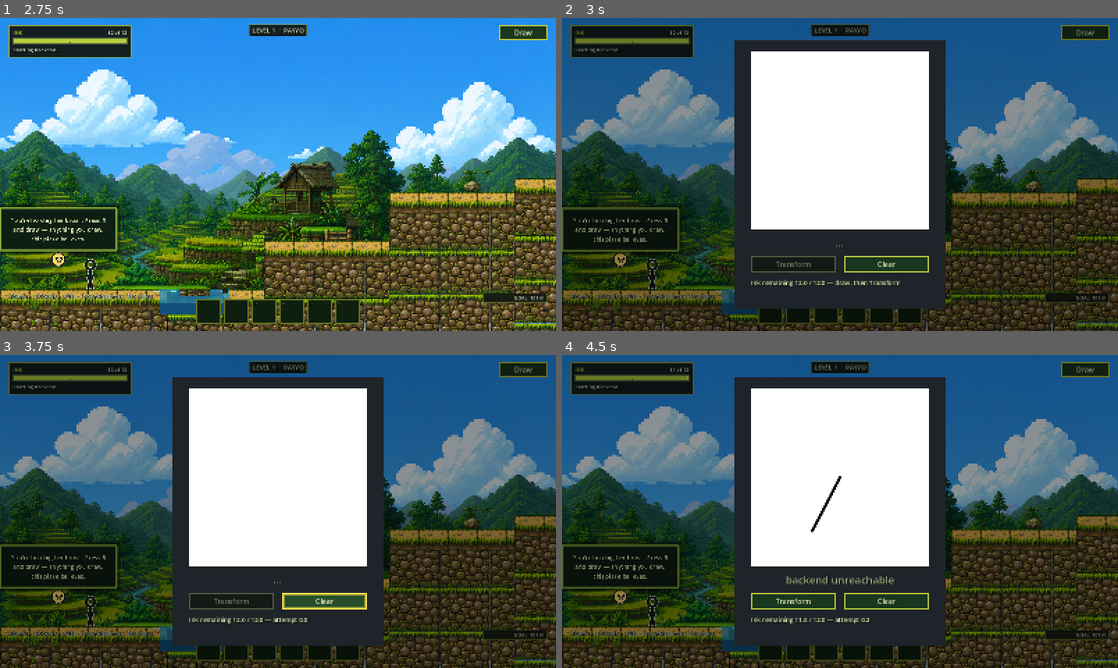
Above: before the commit, frames 1-4 (two rows, left to right).
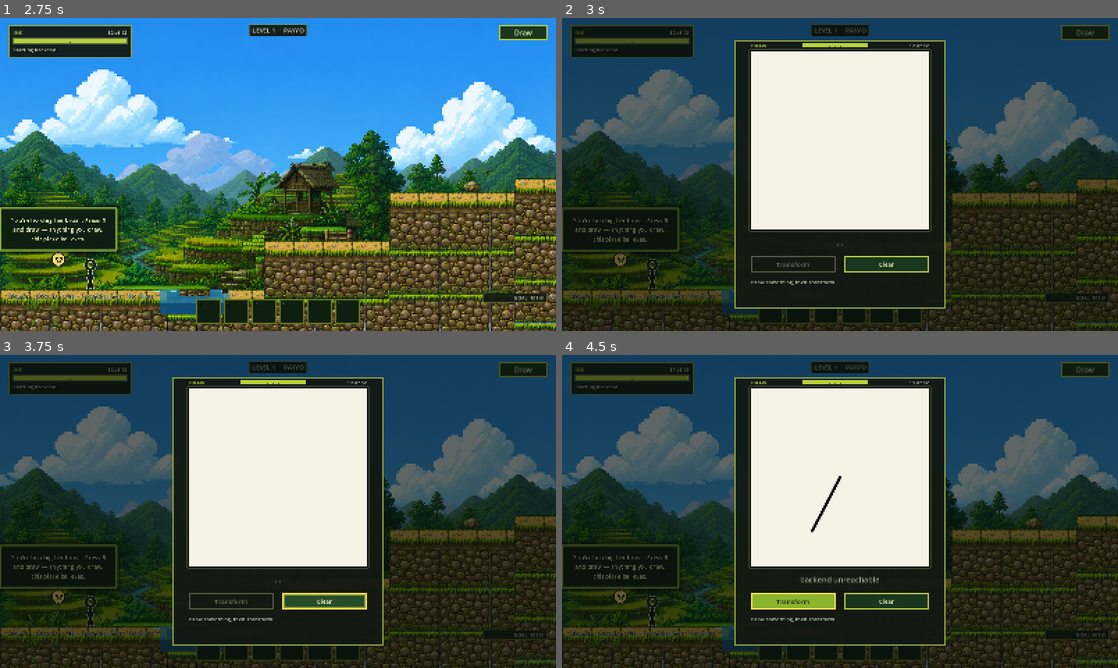
Above: after the commit, the same moments.

Repository: hyuuuan/OBRA
Game: Godot game, scene res://ui/main_menu.tscn
Two runs of this game, one before a commit and one after it. Both use one fixed random seed, a clock stepped at 60 frames per second and the inputs below.
Inputs (mouse positions are in pixels of both pictures, inside the frame that each line leads up to):
- Up to frame 1 (2.75 s): click "PLAY" at 0.5 s; click "LEVEL 1" at 1.25 s; click "Draw" at 2 s
- Up to frame 2 (3 s): tap R (redraw) at 2.75 s; move the mouse to (962, 158) at 2.77 s; hold D (move_right) from 2.78 s (still down); hold R (redraw) from 2.78 s (still down); click (962, 158) at 2.92 s
- Up to frame 3 (3.75 s): tap Space (jump) at 3.02, 3.05, 3.32 s; release D (move_right) at 3.5 s; release R (redraw) at 3.5 s; click "Clear" at 3.5 s
- Up to frame 4 (4.5 s): tap R (redraw) at 4.25 s; drag from (840, 477) to (756, 639) at 4.27 s

Frame 1 is identical in both runs. In frame 2, 52% of the frame differs, in the area x 0-100%, y 0-100%; in frame 3, 52%; in frame 4, 52%.

Commit message:
Dress the drawing panel like the rest of the game
It was a cold blue-grey slab with a white square on it and two identical
buttons: the screen the player spends the most time looking at, and the one
least like anything else in the game.

It wears the same frame as the HUD and the menu now -- dark green, lime border
-- and the canvas is a warm page set into a dark inset edge rather than a sheet
of printer white lying on a rectangle. The paper comes only far enough off white
to stop the square glaring; the ink is black and the drawing is the point.

Transform and Clear stop being twins. One of them is the thing you opened the
panel to do and the other throws your work away, and they were the same button
in the same colour side by side. Transform takes the menu's primary styling.

The header carries its own ink gauge, because THE SCRIM COVERS THE HUD. While
the panel is open the gauge in the corner of the screen is hidden -- at exactly
the moment ink matters most -- so the panel shows what is left and, in a warmer
colour, what the strokes on the page have claimed so far.

Two lines of ink accounting go with it. The status line used to recite "Ink
remaining 10.7 / 12.0 -- attempt 1.3" on every stroke point, in decimals,
beneath a gauge now saying the same thing, over the top of whatever the panel
had last told the player; and the opening message said "Ink remaining 12.0 /
12.0" and went stale on the first stroke. That line is for messages now.

Diff:
--- a/game/scripts/draw_panel.gd
+++ b/game/scripts/draw_panel.gd
@@ -37,6 +37,11 @@
 @onready var status: Label = $PanelRoot/StatusLabel
 @onready var guess_label: Label = $PanelRoot/GuessLabel
 @onready var client: Node = $PanelRoot/SketchClient
+
+## The header's own ink readout. The scrim covers the HUD, so while the panel is open the
+## gauge in the corner of the screen is hidden -- at exactly the moment ink matters most.
+var _ink_gauge: HudPanel.Gauge
+var _ink_value: Label
 
 
 var _pending_strokes: Array = []
@@ -73,6 +78,7 @@
 	_profile = get_node_or_null("/root/PlayerProfile")
 	visible = false
 	canvas_viewport.render_target_update_mode = SubViewport.UPDATE_DISABLED
+	_style_panel()
 	client.canvas_viewport = canvas_viewport
 	client.set("debug_timing_logs", debug_timing_logs)
 	transform_button.pressed.connect(_on_transform_pressed)
@@ -116,11 +122,15 @@
 			# each one and Transform posts an empty image to be told it is empty.
 			status.text = "No ink left — nothing more can be drawn in this level"
 		else:
-			status.text = "Ink remaining %.1f / %.1f — draw, then Transform" % [ink_manager.remaining(), ink_manager.capacity]
+			# The header gauge carries the budget. This said "Ink remaining 12.0 / 12.0"
+			# beneath a gauge already showing it, in decimals, and then went stale the
+			# moment the first stroke landed.
+			status.text = "Draw something, then Transform"
 	else:
-		status.text = "Draw something, then Transform!"
+		status.text = "Draw something, then Transform"
 	# Nothing has been drawn yet, so there is nothing to transform.
 	transform_button.disabled = true
+	_refresh_ink_row(0.0)
 	UIRouter.refresh_pause(get_tree())
 	_play_open_animation()
 
@@ -210,6 +220,117 @@
 	if not message.is_empty():
 		guess_label.text = message
 		guess_label.modulate = Color(0.7, 0.7, 0.72)
+
+
+## Dress the panel in the game's own language.
+##
+## It was a cold blue-grey slab with a white square on it and two identical buttons: the
+## screen the player spends the most time looking at, and the one least like the rest of
+## the game. Everything below is appearance -- no node is added or removed that the panel's
+## behaviour depends on.
+func _style_panel() -> void:
+	scrim.color = Color(0.03, 0.05, 0.03, 0.62)
+	# The ColorRect stops painting its own slab; a Panel behind everything carries the
+	# frame instead, because a ColorRect cannot hold a stylebox.
+	panel_root.set("color", Color(0.0, 0.0, 0.0, 0.0))
+	var frame := Panel.new()
+	frame.name = "Frame"
+	frame.set_anchors_and_offsets_preset(Control.PRESET_FULL_RECT)
+	frame.add_theme_stylebox_override(&"panel", HudPanel.frame())
+	frame.mouse_filter = Control.MOUSE_FILTER_IGNORE
+	panel_root.add_child(frame)
+	panel_root.move_child(frame, 0)
+
+	# The page, set into the frame rather than lying on it.
+	var page := Panel.new()
+	page.name = "PageEdge"
+	page.add_theme_stylebox_override(&"panel", _page_edge())
+	page.mouse_filter = Control.MOUSE_FILTER_IGNORE
+	page.position = Vector2(42.0, 26.0)
+	page.size = Vector2(524.0, 524.0)
+	panel_root.add_child(page)
+	panel_root.move_child(page, 1)
+	var paper := canvas_viewport.get_node_or_null("Paper") as ColorRect
+	if paper != null:
+		# Paper, not printer white. The ink is black and the drawing is the point, so this
+		# only comes far enough off white to stop the square glaring.
+		paper.color = Color(0.965, 0.95, 0.9, 1.0)
+
+	_build_header()
+
+	guess_label.add_theme_font_size_override(&"font_size", 22)
+	status.add_theme_font_size_override(&"font_size", 15)
+	status.add_theme_color_override(&"font_color", HudPanel.CREAM)
+
+	# Hierarchy: one of these is the thing you came here to do and the other undoes your
+	# work. They were identical twins.
+	for state in [&"normal", &"hover", &"pressed", &"focus"]:
+		transform_button.add_theme_stylebox_override(state, _primary_button(state == &"hover"))
+	transform_button.add_theme_color_override(&"font_color", Color(0.08, 0.13, 0.055))
+	transform_button.add_theme_color_override(&"font_hover_color", Color(0.04, 0.08, 0.035))
+	transform_button.add_theme_color_override(&"font_disabled_color", Color(0.4, 0.45, 0.35))
+	transform_button.add_theme_font_size_override(&"font_size", 19)
+	clear_button.add_theme_font_size_override(&"font_size", 17)
+
+
+## DRAW on the left, ink on the right, in the strip above the page.
+func _build_header() -> void:
+	var caption := Label.new()
+	caption.name = "Caption"
+	caption.text = "DRAW"
+	caption.add_theme_font_size_override(&"font_size", 15)
+	caption.add_theme_color_override(&"font_color", HudPanel.LIME)
+	caption.position = Vector2(48.0, 4.0)
+	caption.mouse_filter = Control.MOUSE_FILTER_IGNORE
+	panel_root.add_child(caption)
+
+	_ink_value = Label.new()
+	_ink_value.name = "InkValue"
+	_ink_value.text = ""
+	_ink_value.horizontal_alignment = HORIZONTAL_ALIGNMENT_RIGHT
+	_ink_value.add_theme_font_size_override(&"font_size", 15)
+	_ink_value.add_theme_color_override(&"font_color", HudPanel.CREAM)
+	_ink_value.position = Vector2(392.0, 4.0)
+	_ink_value.size = Vector2(168.0, 20.0)
+	_ink_value.mouse_filter = Control.MOUSE_FILTER_IGNORE
+	panel_root.add_child(_ink_value)
+
+	_ink_gauge = HudPanel.Gauge.new()
+	_ink_gauge.name = "InkGauge"
+	_ink_gauge.position = Vector2(196.0, 8.0)
+	_ink_gauge.size = Vector2(188.0, 12.0)
+	panel_root.add_child(_ink_gauge)
+
+
+## Keep the header honest while the player draws: what is left, and what the strokes on
+## the page have claimed so far.
+func _refresh_ink_row(cost: float) -> void:
+	if _ink_gauge == null or ink_manager == null:
+		return
+	_ink_gauge.capacity = ink_manager.capacity
+	_ink_gauge.remaining = ink_manager.remaining()
+	_ink_gauge.reserved = maxf(0.0, cost)
+	_ink_gauge.queue_redraw()
+	_ink_value.text = "%d of %d" % [
+		floori(maxf(0.0, ink_manager.remaining())), roundi(ink_manager.capacity)]
+
+
+func _page_edge() -> StyleBoxFlat:
+	var box := StyleBoxFlat.new()
+	box.bg_color = Color(0.06, 0.08, 0.06, 1.0)
+	box.border_color = Color(0.35, 0.4, 0.26, 1.0)
+	box.set_border_width_all(2)
+	box.set_corner_radius_all(2)
+	return box
+
+
+func _primary_button(bright: bool) -> StyleBoxFlat:
+	var box := StyleBoxFlat.new()
+	box.bg_color = Color(0.72, 0.82, 0.23, 1.0) if bright else Color(0.55, 0.71, 0.18, 1.0)
+	box.border_color = Color(0.98, 0.9, 0.31, 1.0)
+	box.set_border_width_all(3)
+	box.set_corner_radius_all(2)
+	return box
 
 
 func _clear_guess() -> void:
@@ -347,11 +468,13 @@
 		return
 	# There is ink on the canvas now, so there is something to offer the recogniser.
 	transform_button.disabled = cost <= 0.0
+	_refresh_ink_row(cost)
 	if ink_manager != null:
 		ink_manager.reserve_attempt(cost)
-		status.text = "Ink remaining %.1f / %.1f — attempt %.1f" % [ink_manager.remaining(), ink_manager.capacity, cost]
-	else:
-		status.text = "Ink used: %.1f diagonals" % cost
+	# The status line no longer recites the ink. It used to read "Ink remaining 10.7 / 12.0
+	# -- attempt 1.3" on every stroke point, which is the header gauge's job now, said in
+	# decimals, over the top of whatever the panel had last told the player. This line is
+	# for messages; the gauge is for the budget.
 
 
 func _on_ink_blocked() -> void:
--- a/game/scripts/hud_panel.gd
+++ b/game/scripts/hud_panel.gd
@@ -24,7 +24,7 @@
 
 func _init() -> void:
 	mouse_filter = Control.MOUSE_FILTER_IGNORE
-	add_theme_stylebox_override(&"panel", _frame())
+	add_theme_stylebox_override(&"panel", frame())
 
 	var column := VBoxContainer.new()
 	column.name = "Column"
@@ -99,7 +99,7 @@
 	return box
 
 
-func _frame() -> StyleBoxFlat:
+static func frame() -> StyleBoxFlat:
 	var box := StyleBoxFlat.new()
 	box.bg_color = FRAME_BG
 	box.border_color = FRAME_BORDER
